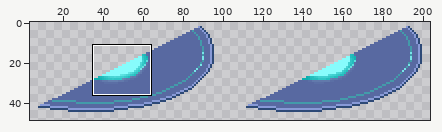
File history of a sprite sheet, App/src/game/assets/tilemaps/semi_circle_lamp.png. Above: a wide view before the commit, with the close-up outlined.
Close-up. Earlier state:
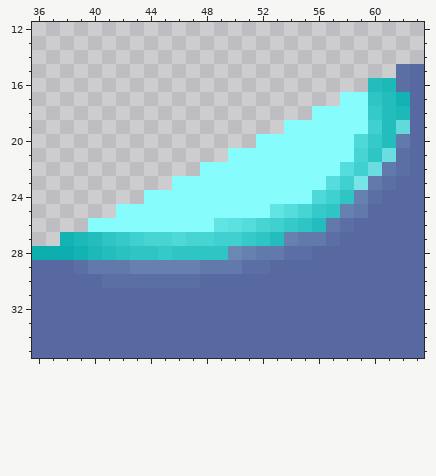
The file is 208x51 pixels. Colours within 5 levels of each other are drawn and written as one. Shown: x 36..63, y 12..35. The wide view leaves out empty margins. The commit also changed other parts of the picture, which this record leaves out.
The same view after the edit:
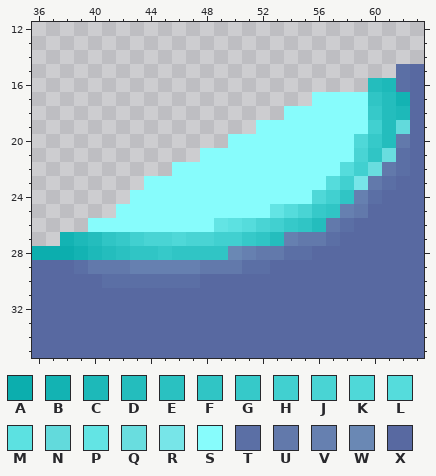
Palette (. is transparent): A #0caeae  B #13b3b3  C #1db9b9  D #24bdbd  E #2ac1c1  F #30c5c5  G #36c9c9  H #41d0d0  J #49d4d4  K #4fd8d8  L #55dcdc  M #5ce1e1  N #62dadc  P #63e4e4  Q #69dddf  R #77e5e8  S #87fcfc  T #5b6fa5  U #6279ab  V #6680b0  W #6a88b4  X #5869a1
Edits made:
y 17: x 56..57 .. -> SS
y 18: x 54..55 .. -> SS
y 19: x 52..53 .. -> SS
y 20: x 50..51 .. -> SS
y 21: x 48..49 .. -> SS
y 22: x 46..47 .. -> SS
y 23: x 44..45 .. -> SS
y 24: x 43 . -> S
